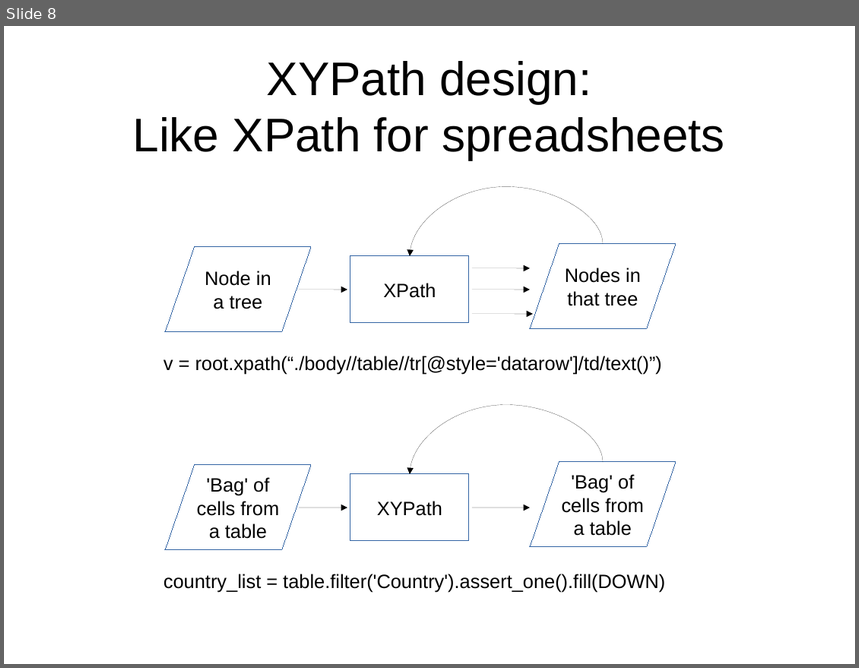
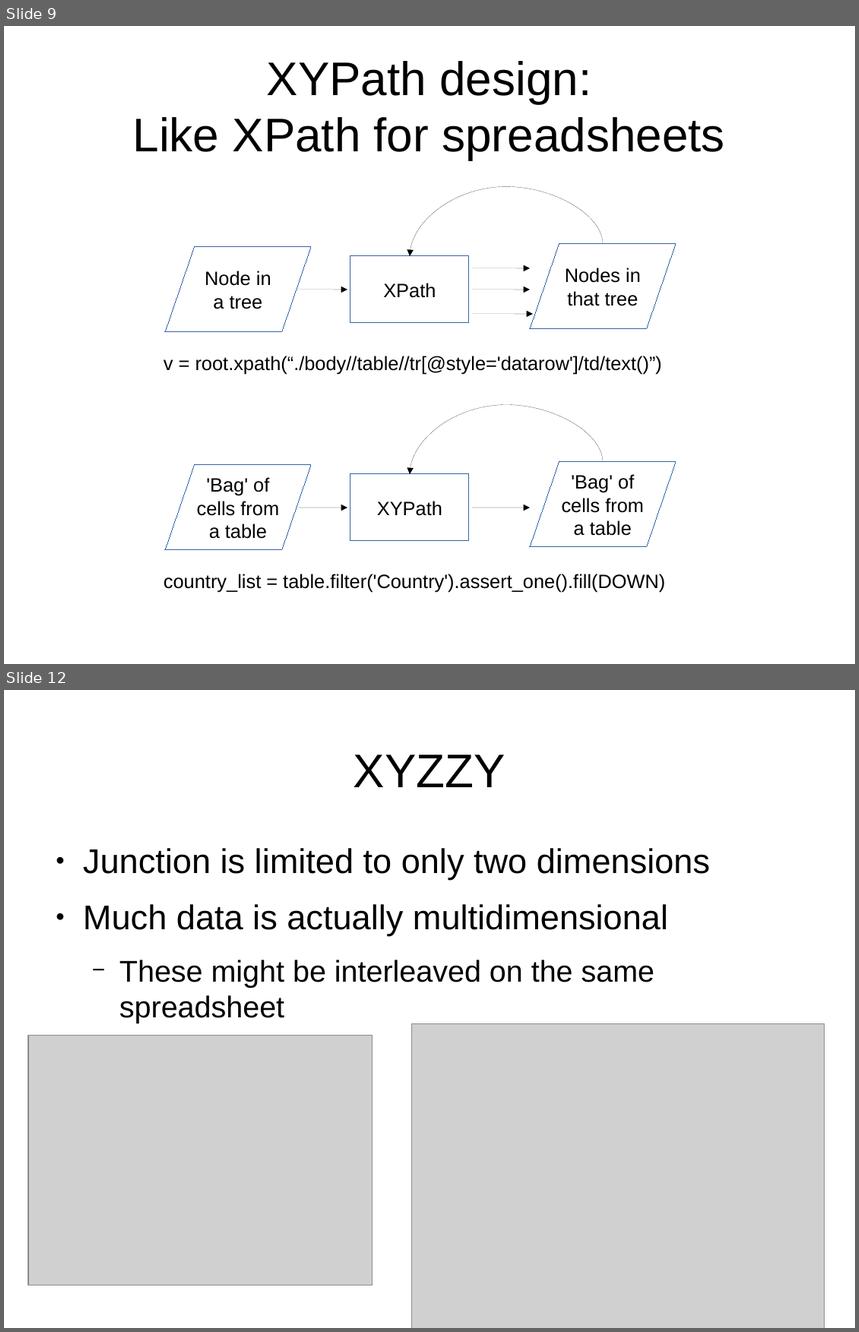
Before and after one commit to sensiblecodeio/xypath, a slide deck: presentation.odp. Shown one above the other, each under a label of ours: slide 8 before the commit, slides 9 and 12 after it; the slides between them are not shown. The pictures are 859x668 and 859x1332 pixels, drawn with LibreOffice and Linux fonts; fonts in the diff are those of the drawing; grey boxes stand for pictures. Boxes give left, top, right and bottom in pixels: in the first picture for what was removed or moved away, otherwise in the second. Text is boxed around its words. In the diff, an @@ line names an element or a change of style, - is before the commit and + after.

```diff
--- a/presentation.odp
+++ b/presentation.odp
@@ slide 12 added at (4,690,855,1328), background #FFFFFF @@
@@ title added at (354,755,506,787), 44 pt, text #000000 @@
+XYZZY
@@ text added at (83,848,710,1024), 32 pt, text #000000 @@
+● Junction is limited to only two dimensions
+● Much data is actually multidimensional
+  − These might be interleaved on the same spreadsheet
@@ picture added at (412,1024,825,1328) @@
@@ picture added at (28,1036,373,1287) @@
@@ what was slide 8 is now slide 9 @@
```
Also in this commit, not shown: 2 slides changed, 8 other slides added, 4 slides removed.
